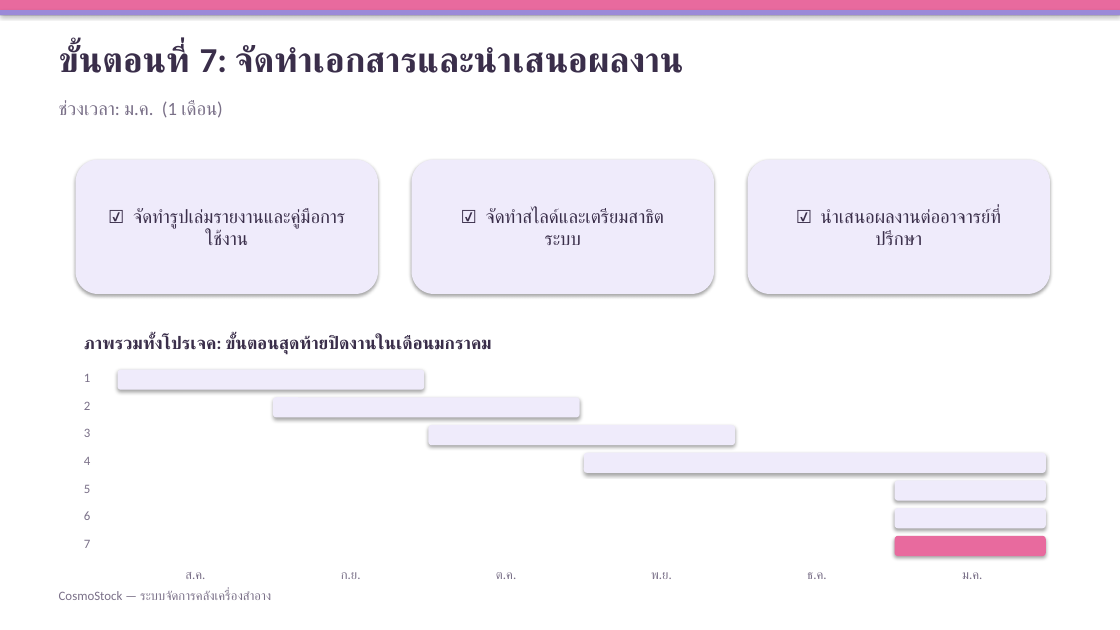
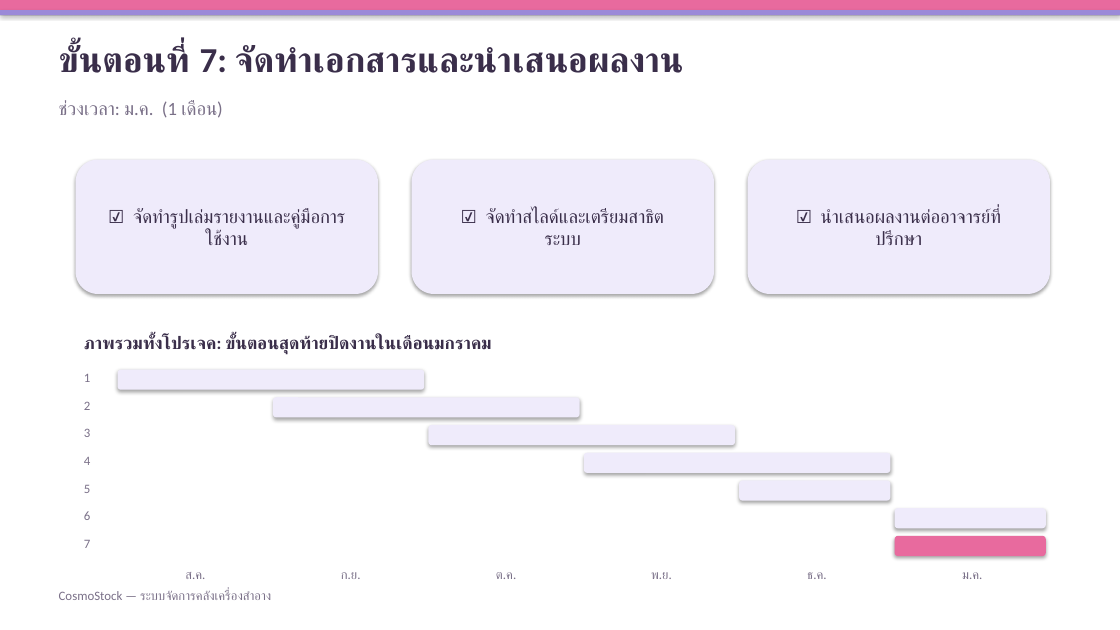
Before and after one commit to chakkrit4456/Cosmo-stock, a slide deck: slide 7 of doc/CosmoStock-ขั้นตอนการดำเนินงาน.pptx. Drawn at 1120x630 pixels with LibreOffice and Linux fonts; fonts in the diff are those of the drawing. Boxes give left, top, right and bottom in pixels: in the first picture for what was removed or moved away, otherwise in the second. Text is boxed around its words. In the diff, an @@ line names an element or a change of style, - is before the commit and + after.

```diff
--- a/doc/CosmoStock-ขั้นตอนการดำเนินงาน.pptx
+++ b/doc/CosmoStock-ขั้นตอนการดำเนินงาน.pptx
@@ rounded rectangle: place and size @@
-rounded rectangle at (584, 453, 1046, 473)
+rounded rectangle at (584, 453, 891, 473)
@@ rounded rectangle: place and size @@
-rounded rectangle at (895, 481, 1046, 501)
+rounded rectangle at (739, 481, 891, 501)
```
Also in this commit, not shown: 2 other slides changed.
